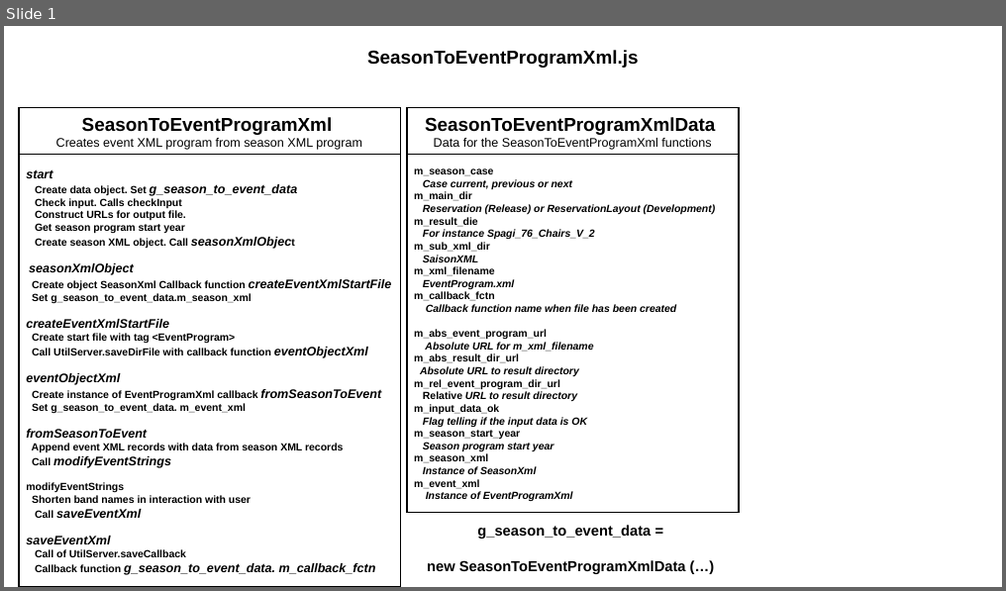
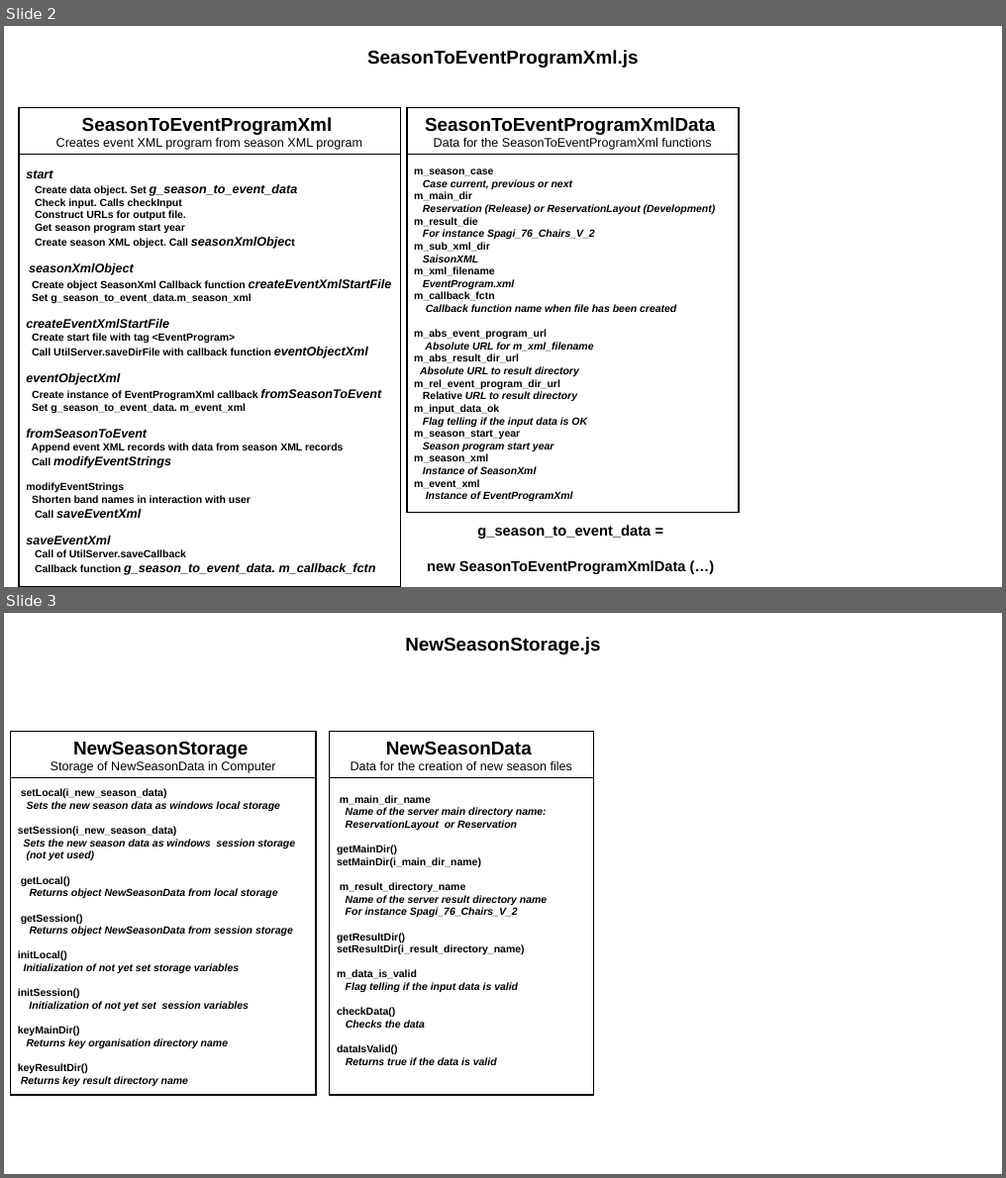
Before and after one commit to JazzLiveAarau/WwwReservationLayout, a slide deck: Description/ResrvationNewSeason.pptx. Shown one above the other, each under a label of ours: slide 1 before the commit, slides 2 and 3 after it. The pictures are 1006x591 and 1006x1178 pixels, drawn with LibreOffice and Linux fonts; fonts in the diff are those of the drawing. Boxes give left, top, right and bottom in pixels: in the first picture for what was removed or moved away, otherwise in the second. Text is boxed around its words. In the diff, an @@ line names an element or a change of style, - is before the commit and + after.

```diff
--- a/Description/ResrvationNewSeason.pptx
+++ b/Description/ResrvationNewSeason.pptx
@@ slide 3 added at [4,613,1002,1174], background #FFFFFF @@
@@ text added at [405,637,600,655], 18 pt, text #000000, bold @@
+NewSeasonStorage.js
@@ rectangle added at [11,731,316,777], outline #000000 1.5 pt, 12 pt, text #000000 @@
+NewSeasonStorage
+Storage of NewSeasonData in Computer
@@ rectangle added at [330,731,594,777], outline #000000 1.5 pt, 12 pt, text #000000 @@
+NewSeasonData
+Data for the creation of new season files
@@ rectangle added at [11,777,316,1095], outline #000000 1.5 pt, 10 pt, text #000000, bold, italic @@
+setLocal(i_new_season_data)
+Sets the new season data as windows local storage
+setSession(i_new_season_data)
+Sets the new season data as windows session storage
+(not yet used)
+getLocal()
+Returns object NewSeasonData from local storage
+getSession()
+Returns object NewSeasonData from session storage
+initLocal()
+Initialization of not yet set storage variables
+initSession()
+Initialization of not yet set session variables
+keyMainDir()
+Returns key organisation directory name
+keyResultDir()
+Returns key result directory name
@@ rectangle added at [330,777,594,1095], outline #000000 1.5 pt, 10 pt, text #000000, bold, italic @@
+m_main_dir_name
+Name of the server main directory name:
+ReservationLayout or Reservation
+getMainDir()
+setMainDir(i_main_dir_name)
+m_result_directory_name
+Name of the server result directory name
+For instance Spagi_76_Chairs_V_2
+getResultDir()
+setResultDir(i_result_directory_name)
+m_data_is_valid
+Flag telling if the input data is valid
+checkData()
+Checks the data
+dataIsValid()
+Returns true if the data is valid
@@ what was slide 1 is now slide 2 @@
```
Also in this commit, not shown: 2 other slides added, 2 slides removed, 2 other files.
